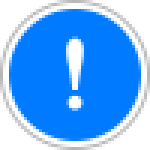
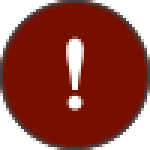
Before/after of a 150×150 layered artwork. What changed in the layer stack:
painted on "Border" over [0, 0, 150, 150]
painted on "Background" over [0, 0, 150, 150]
